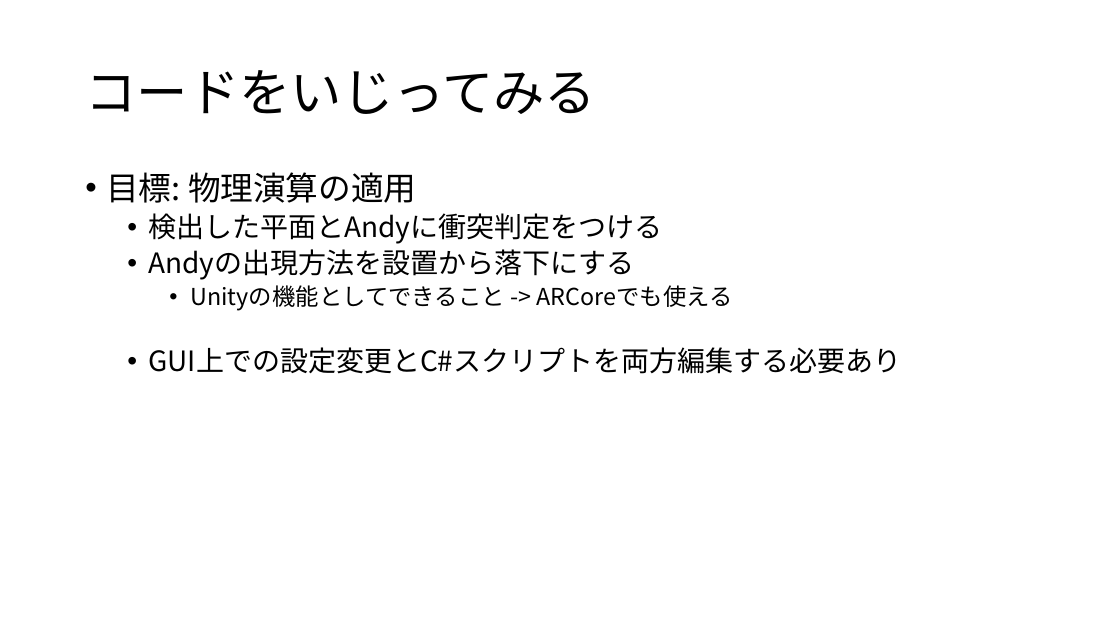
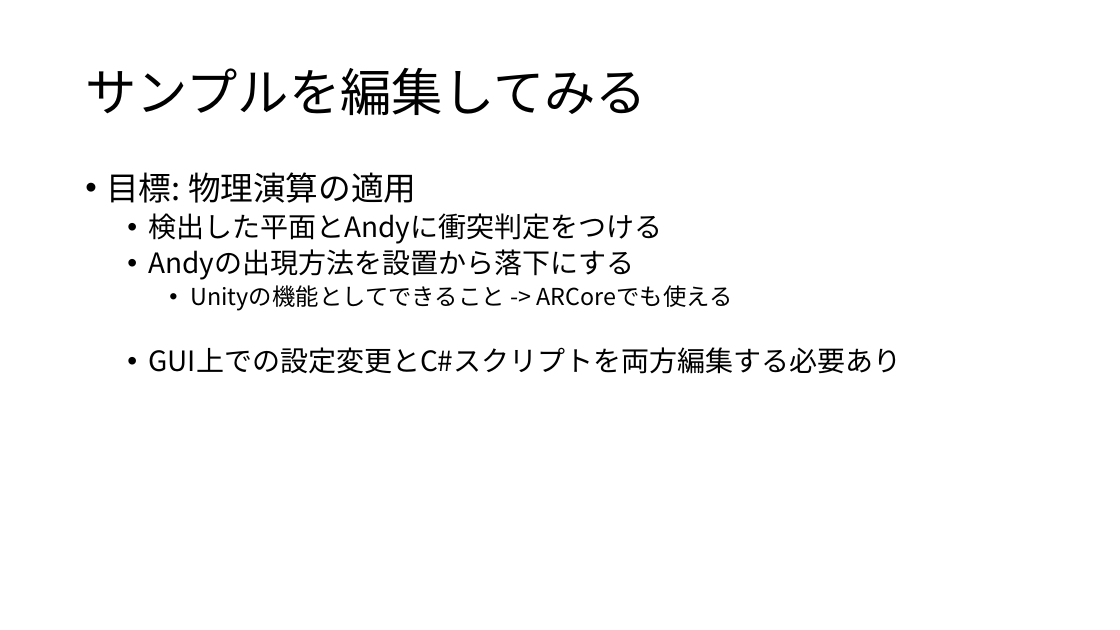
Before and after one commit to tmyoas/ARCore1_0_release_Sample, a slide deck: slide 8 of ARCore.pptx. Drawn at 1120x630 pixels with LibreOffice and Linux fonts; fonts in the diff are those of the drawing. Boxes give left, top, right and bottom in pixels: in the first picture for what was removed or moved away, otherwise in the second. Text is boxed around its words. In the diff, an @@ line names an element or a change of style, - is before the commit and + after.

```diff
--- a/ARCore.pptx
+++ b/ARCore.pptx
@@ title at (85,68,647,115): text changed @@
-コードをいじってみる
+サンプルを編集してみる
```
Also in this commit, not shown: 1 other slide changed.
